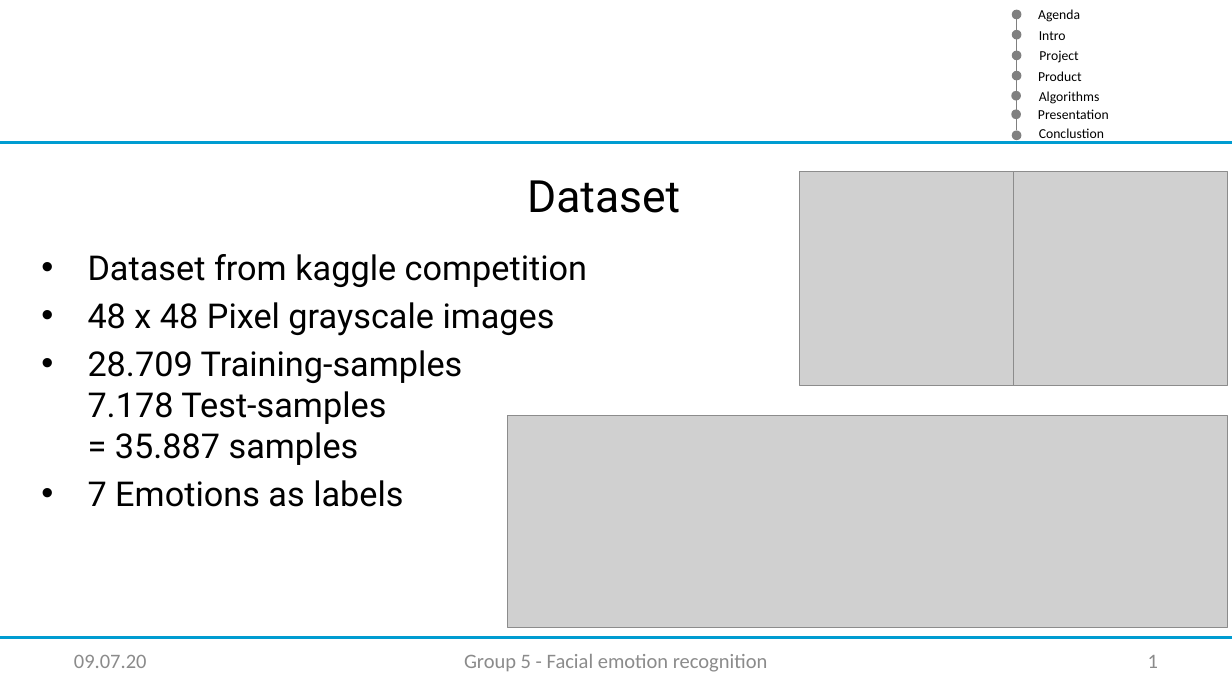
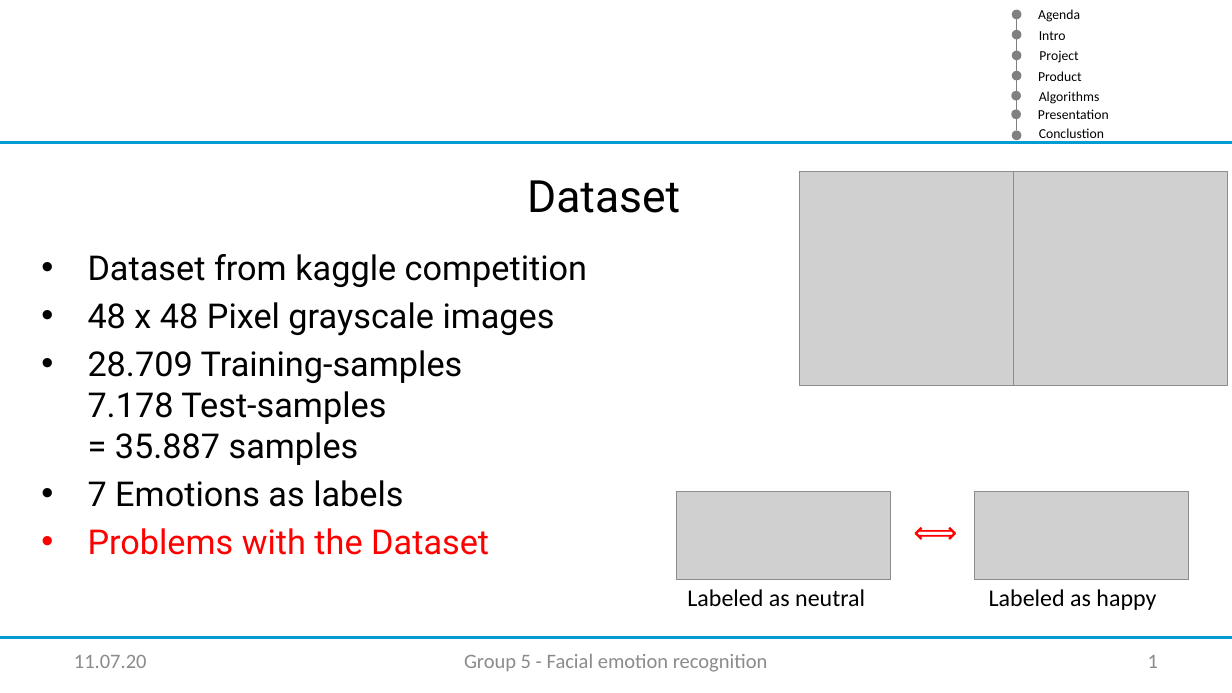
Before and after one commit to XamLe/facial_emotion, a slide deck: slide 1 of Documentation/SVM Folien.pptx. Drawn at 1232x693 pixels with LibreOffice and Linux fonts; fonts in the diff are those of the drawing; grey boxes stand for pictures; background and template pictures are left out. Boxes give left, top, right and bottom in pixels: in the first picture for what was removed or moved away, otherwise in the second. Text is boxed around its words. In the diff, an @@ line names an element or a change of style, - is before the commit and + after.

Commit message:
Updated Dataset slide and added comparison slide

```diff
--- a/Documentation/SVM Folien.pptx
+++ b/Documentation/SVM Folien.pptx
@@ picture removed at (508, 415, 1227, 628) @@
@@ picture added at (676, 492, 891, 579) @@
@@ text added at (902, 506, 963, 556), 18 pt, text #FF0000 @@
+⟺
@@ picture added at (975, 492, 1189, 580) @@
@@ text at (88, 528, 489, 555): paragraph added @@
+• Problems with the Dataset
@@ text added at (687, 589, 865, 606), 14 pt, text #000000 @@
+Labeled as neutral
@@ text added at (989, 589, 1156, 610), 14 pt, text #000000 @@
+Labeled as happy
@@ text at (74, 655, 147, 668): text changed @@
-09.07.20
+11.07.20
```
Also in this commit, not shown: 4 other slides changed, 1 slide added.
